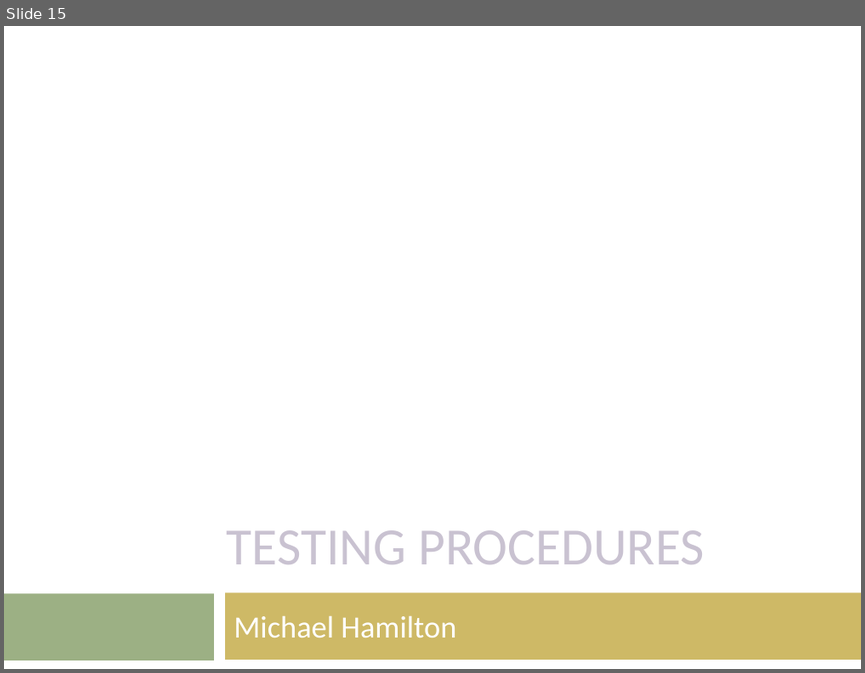
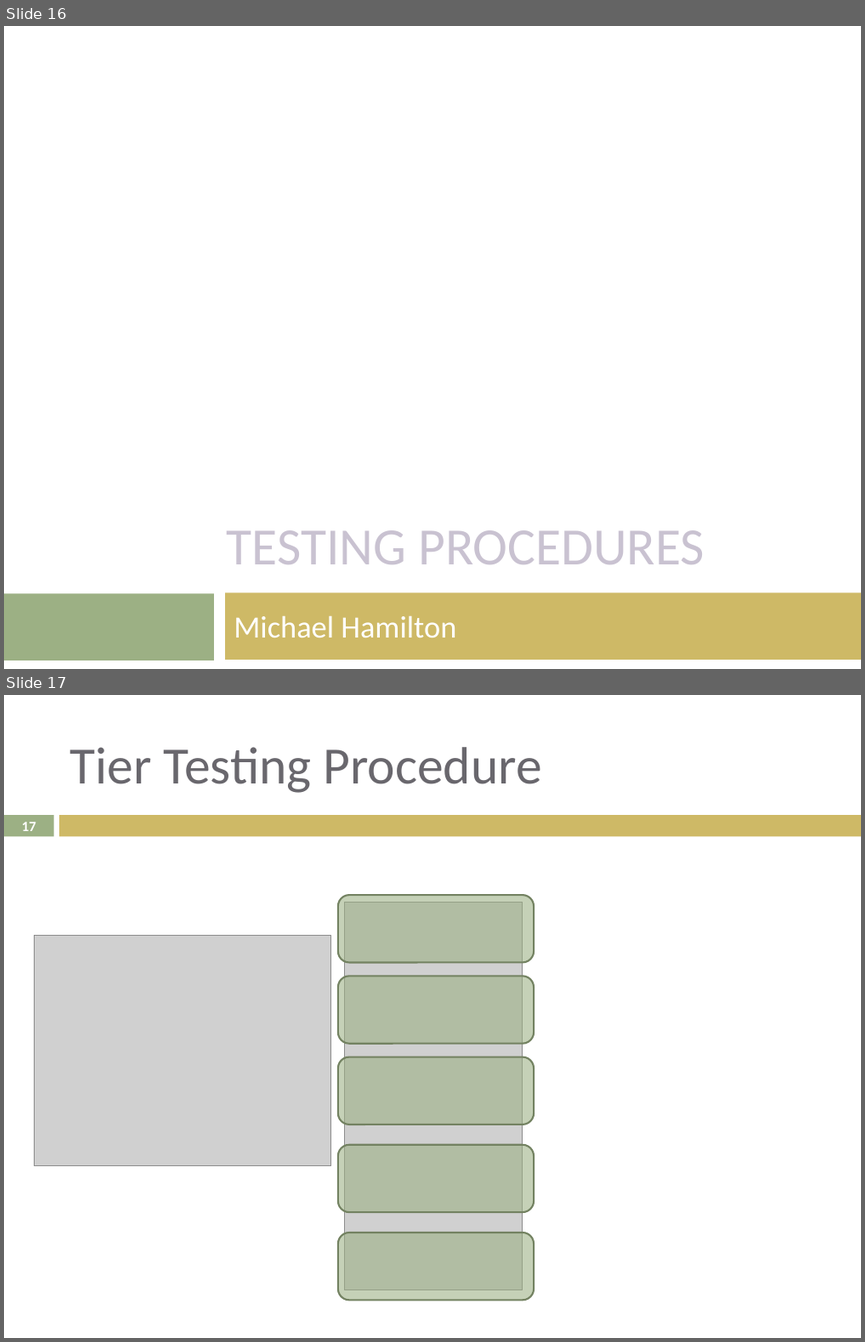
Before and after one commit to lijian8/ahns10, a slide deck: docproject/official_ahns/presentations/Hamilton_semester1.pptx. Shown one above the other, each under a label of ours: slide 15 before the commit, slides 16 and 17 after it. The pictures are 865x673 and 865x1342 pixels, drawn with LibreOffice and Linux fonts; fonts in the diff are those of the drawing; grey boxes stand for pictures. Boxes give left, top, right and bottom in pixels: in the first picture for what was removed or moved away, otherwise in the second. Text is boxed around its words. In the diff, an @@ line names an element or a change of style, - is before the commit and + after.

```diff
--- a/docproject/official_ahns/presentations/Hamilton_semester1.pptx
+++ b/docproject/official_ahns/presentations/Hamilton_semester1.pptx
@@ slide 17 added at [4, 695, 861, 1338], background #FFFFFF @@
@@ title added at [69, 747, 542, 793], 44 pt, text #69676D @@
+Tier Testing Procedure
@@ rectangle added at [4, 815, 53, 836], fill #9CB084 @@
@@ page number added at [22, 822, 36, 831], 11.9 pt, text #FFFFFF, bold @@
+17
@@ rectangle added at [60, 815, 861, 836], fill #CEB966 @@
@@ rounded rectangle added at [338, 895, 534, 962], fill #9CB084 at 58% opacity, outline #738262 1.5 pt @@
@@ picture added at [345, 902, 522, 1290] @@
@@ picture added at [34, 936, 330, 1166] @@
@@ rounded rectangle added at [338, 976, 534, 1043], fill #9CB084 at 58% opacity, outline #738262 1.5 pt @@
@@ rounded rectangle added at [338, 1056, 534, 1124], fill #9CB084 at 58% opacity, outline #738262 1.5 pt @@
@@ rounded rectangle added at [338, 1145, 534, 1213], fill #9CB084 at 58% opacity, outline #738262 1.5 pt @@
@@ rounded rectangle added at [338, 1232, 534, 1300], fill #9CB084 at 58% opacity, outline #738262 1.5 pt @@
@@ what was slide 15 is now slide 16 @@
```
Also in this commit, not shown: 1 slide changed, 1 other slide added, 1 slide removed.
